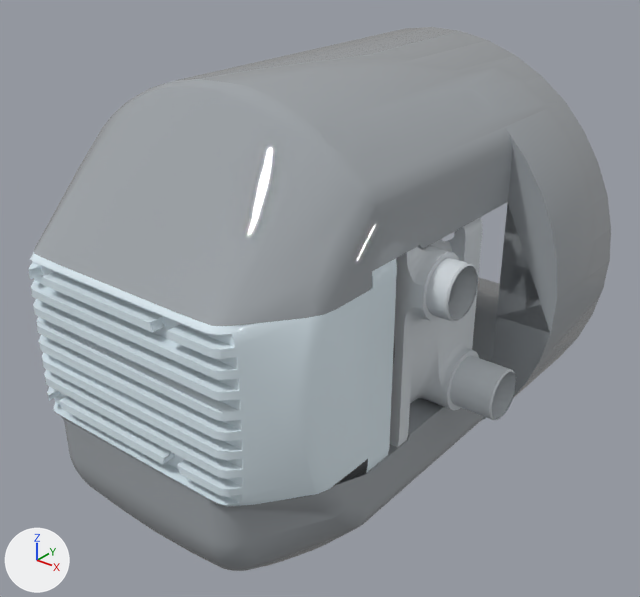
Renders of the OBJ model alexander-models/alexander_V1_description/meshes/cycloidal_arm/LeftWristRollLink.obj from each side of a commit.
The view is the same before and after, from a 50 mm camera at (0.1026, -0.13, 0.0873) aimed at (0.0009, -0.0029, 0.0085). Lighting does not change. The marker at lower left points along +X, +Y and +Z. Where no turn or scale is listed for an object, it has been applied to the vertices.

Names of what the first picture shows: 'N17_24_P03_06_Wrist_heatsink', 'N17_24_P03_08_L_Wrist_Link_Cover_Inside', 'N17_24_P03_09_L_Wrist_Link_Cover_Outside', 'N17_24_P04_01_L_Motor_housing_wrist_twist'.
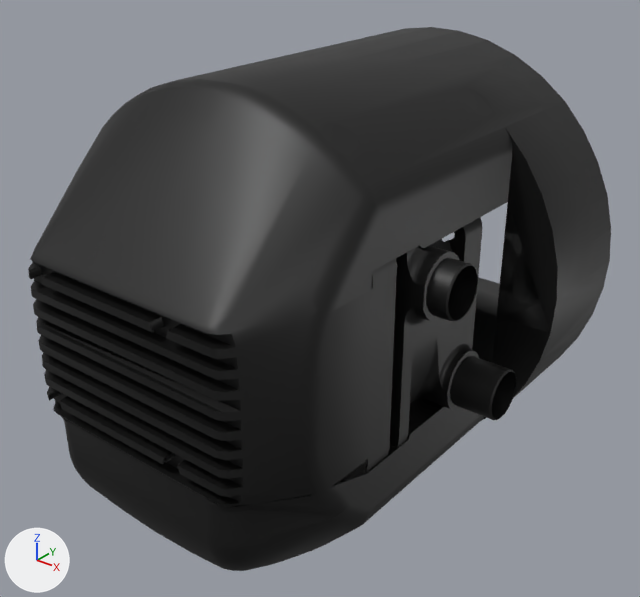
Location of each change, [x1, y1, x2, y2] in pixels of the pictures (640 x 597 px):
'N17_24_P03_09_L_Wrist_Link_Cover_Outside', recoloured (grey to black)
    both: [34, 27, 611, 333]
'N17_24_P03_06_Wrist_heatsink', recoloured (grey to black)
    both: [28, 252, 397, 507]
'N17_24_P03_08_L_Wrist_Link_Cover_Inside', recoloured (grey to black)
    both: [61, 263, 602, 571]
'N17_24_P04_01_L_Motor_housing_wrist_twist', recoloured (grey to black)
    both: [390, 218, 516, 447]

Patch to the scene script:
```diff
--- a/alexander-models/alexander_V1_description/meshes/cycloidal_arm/LeftWristRollLink.obj.py
+++ b/alexander-models/alexander_V1_description/meshes/cycloidal_arm/LeftWristRollLink.obj.py
@@ mat_procedural_car_paint @@
+mat_procedural_car_paint = principled_material('Procedural_Car_paint')
+mat_procedural_car_paint.base_color = (0.05, 0.05, 0.05)  # black #3f3f3f
+mat_procedural_car_paint.metallic = 1.0
@@ me_n17_24_p03_06_wrist_heatsink @@
 me_n17_24_p03_06_wrist_heatsink.from_pydata(...)  # 444 vertices, 877 faces; spans x -0.0315..0.0315, y -0.0536..-0.0216, z -0.012..0.038
-me_n17_24_p03_06_wrist_heatsink.materials.append(mat_material__128)  # white #e3f2fa
+me_n17_24_p03_06_wrist_heatsink.materials.append(mat_procedural_car_paint)  # black #3f3f3f
@@ me_n17_24_p03_08_l_wrist_link_cover_inside @@
 me_n17_24_p03_08_l_wrist_link_cover_inside.from_pydata(...)  # 679 vertices, 1342 faces; spans x -0.0505..0.0431, y -0.0527..0.0421, z -0.0371..0.007
-me_n17_24_p03_08_l_wrist_link_cover_inside.materials.append(mat_material__137)  # grey #9fa5aa
+me_n17_24_p03_08_l_wrist_link_cover_inside.materials.append(mat_procedural_car_paint)  # black #3f3f3f
@@ me_n17_24_p03_09_l_wrist_link_cover_outside @@
 me_n17_24_p03_09_l_wrist_link_cover_outside.from_pydata(...)  # 401 vertices, 793 faces; spans x -0.0505..0.0435, y -0.0527..0.0421, z 0.007..0.0564
-me_n17_24_p03_09_l_wrist_link_cover_outside.materials.append(mat_material__137)  # grey #9fa5aa
+me_n17_24_p03_09_l_wrist_link_cover_outside.materials.append(mat_procedural_car_paint)  # black #3f3f3f
@@ me_n17_24_p04_01_l_motor_housing_wrist_twist @@
 me_n17_24_p04_01_l_motor_housing_wrist_twist.from_pydata(...)  # 1393 vertices, 2466 faces; spans x -0.0375..0.042, y -0.0186..0.0062, z -0.0114..0.0377
-me_n17_24_p04_01_l_motor_housing_wrist_twist.materials.append(mat_wire_159170179)  # light grey #cfd5da
+me_n17_24_p04_01_l_motor_housing_wrist_twist.materials.append(mat_procedural_car_paint)  # black #3f3f3f
```
